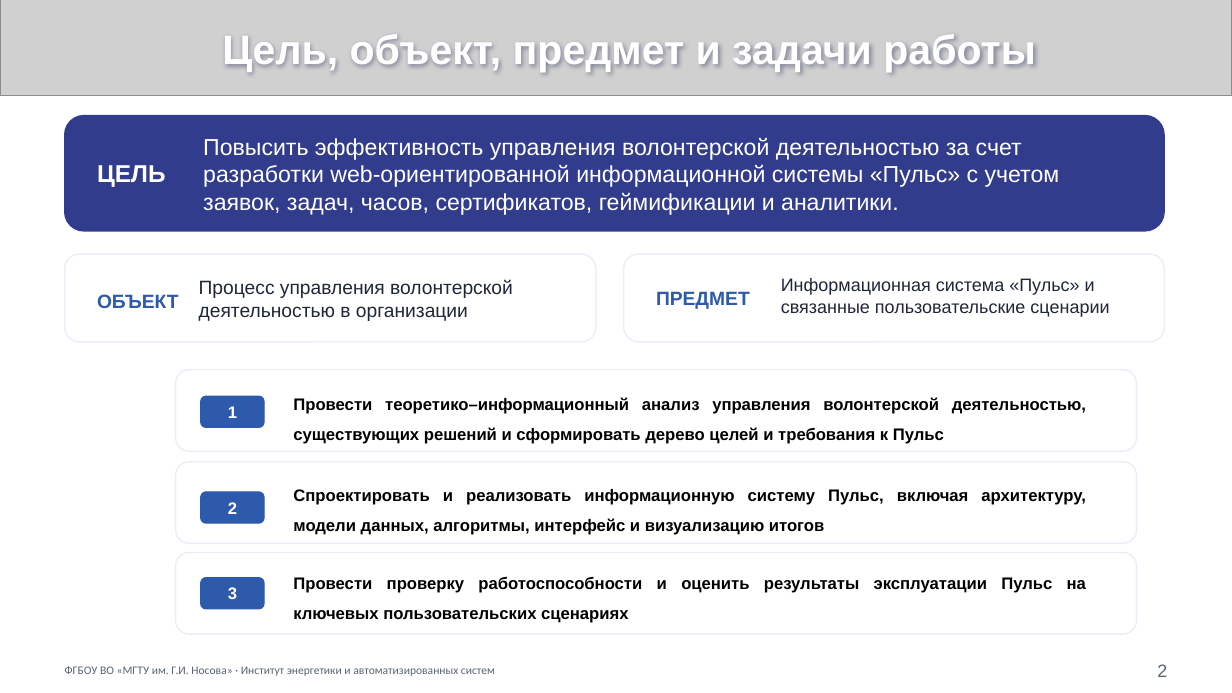
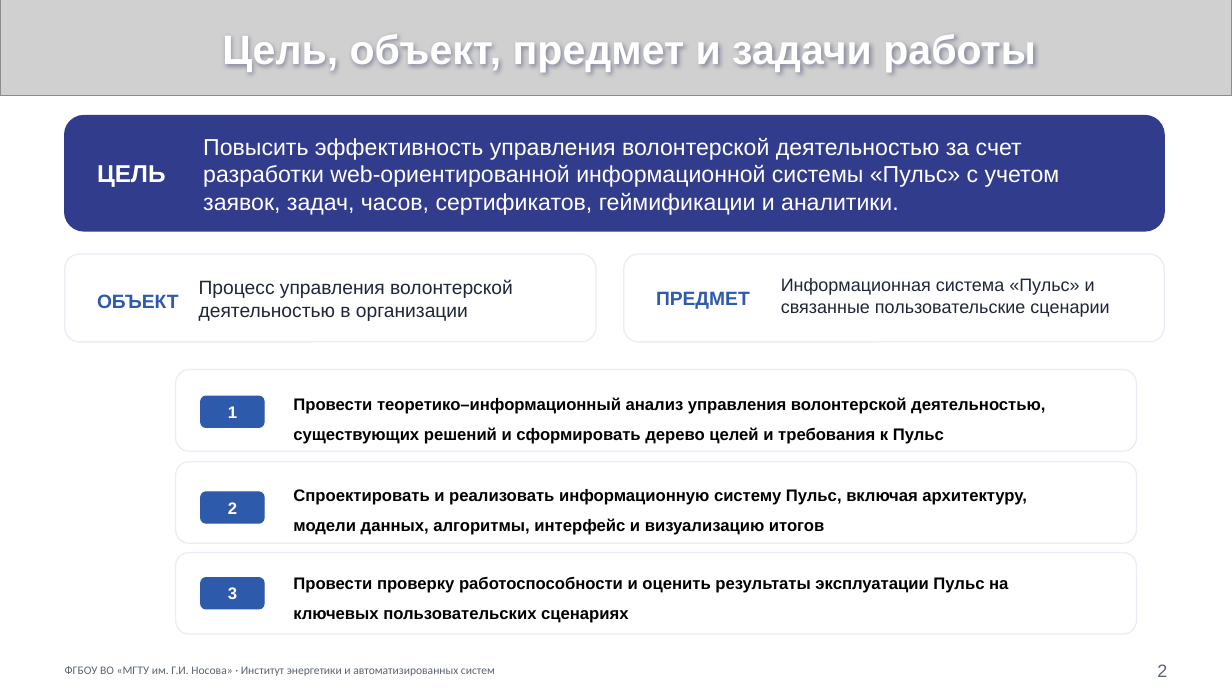
Before and after one commit to Haniem/unityaid, a slide deck: slide 2 of docs/final/Zozin_P_A_VKR_Presentation_final.pptx. Drawn at 1232x693 pixels with LibreOffice and Linux fonts; fonts in the diff are those of the drawing; grey boxes stand for pictures. Boxes give left, top, right and bottom in pixels: in the first picture for what was removed or moved away, otherwise in the second. Text is boxed around its words. In the diff, an @@ line names an element or a change of style, - is before the commit and + after.

```diff
--- a/docs/final/Zozin_P_A_VKR_Presentation_final.pptx
+++ b/docs/final/Zozin_P_A_VKR_Presentation_final.pptx
@@ alignment justified to left in 3 elements at [293, 397, 1045, 444], [293, 489, 1027, 535], [293, 577, 1008, 623] @@
```
Also in this commit, not shown: 5 other slides changed, 4 slides removed, 15 other files.
